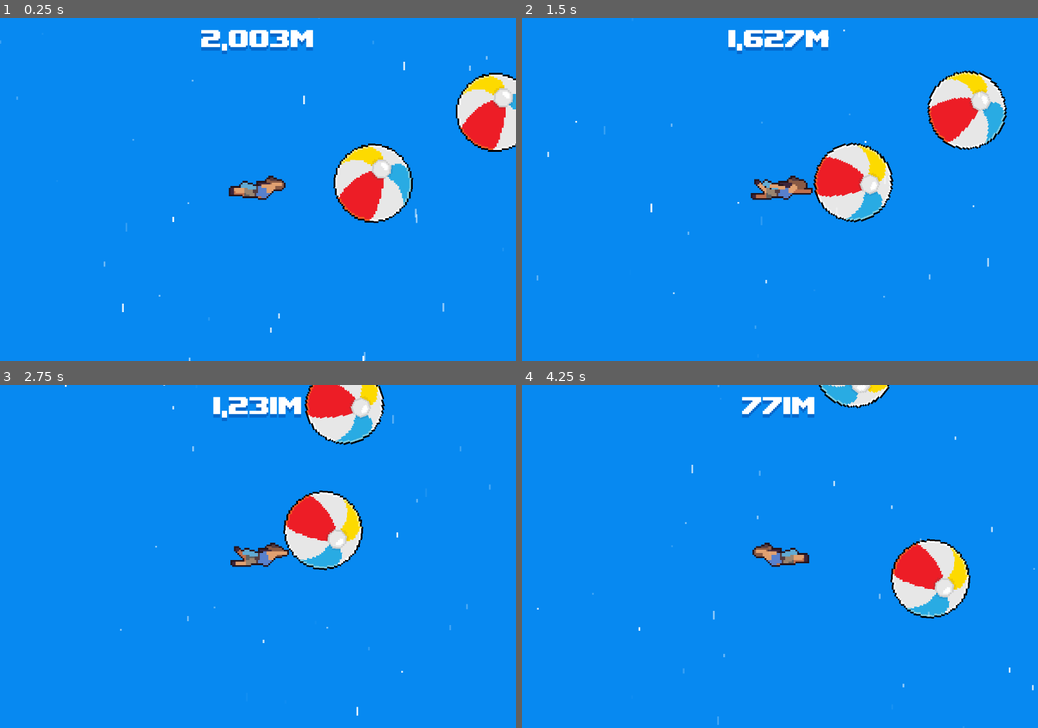
Above: before the commit, frames 1-4 (two rows, left to right).
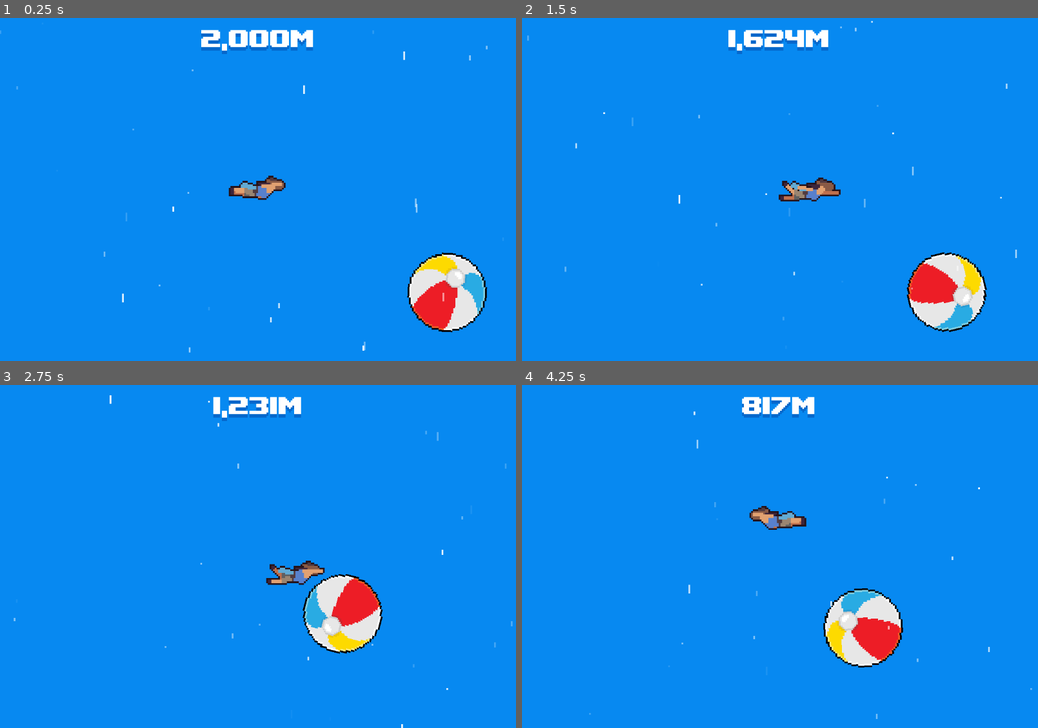
Above: after the commit, the same moments.

Repository: angeluriot/Skyfall
Game: Godot game, scene res://scenes/level.tscn
Same seed, same stepped clock (60 frames per second), same inputs: the game is played once before the commit and once after it.
Inputs:
- Up to frame 1 (0.25 s): no input
- Up to frame 2 (1.5 s): hold D (right) 0.53-1.28 s; tap Space (grab) at 0.6, 1.35 s; hold Down (down) from 1.28 s (still down)
- Up to frame 3 (2.75 s): release Down (down) at 2.03 s; hold D (right) from 2.03 s (still down); tap Space (grab) at 2.1 s
- Up to frame 4 (4.25 s): release D (right) at 2.78 s; hold W (up) 2.78-3.53 s; tap Space (grab) at 2.85, 3.6 s; hold A (left) from 3.53 s (still down)

The runs differ from the first frame. In frame 1, 8.1% of the frame differs, in the area x 0-100%, y 0-100%; in frame 2, 9.3%, in the area x 1-96%, y 0-92%; in frame 3, 8.9%; in frame 4, 7.7%.

Commit message:
Landing fixes

Diff:
--- a/scenes/background.tscn
+++ b/scenes/background.tscn
@@ -23,10 +23,12 @@
 stop_y = 250.0
 
 [node name="Sky" type="Sprite2D" parent="." unique_id=135810928]
-scale = Vector2(2.3203125, 590.00006)
+position = Vector2(0.99995804, 13.5000305)
+scale = Vector2(3.125, 859.00006)
 texture = SubResource("GradientTexture1D_tevxt")
 
 [node name="Ground" type="AnimatableBody2D" parent="." unique_id=642371664]
+position = Vector2(0, 500)
 collision_layer = 32
 collision_mask = 13
 
--- a/scenes/foreground.tscn
+++ b/scenes/foreground.tscn
@@ -1,6 +1,7 @@
 [gd_scene format=3 uid="uid://cw01rpj4od62c"]
 
 [ext_resource type="Texture2D" uid="uid://orw1gr8y76yg" path="res://assets/graphics/particles/speed.png" id="1_2gfar"]
+[ext_resource type="Script" uid="uid://cfj0pj4tdjlvn" path="res://scripts/foreground.gd" id="2_2r41h"]
 
 [sub_resource type="CanvasItemMaterial" id="CanvasItemMaterial_mx8sn"]
 particles_animation = true
@@ -34,8 +35,9 @@
 [node name="Foreground" type="GPUParticles2D" unique_id=1892834235]
 material = SubResource("CanvasItemMaterial_mx8sn")
 amount = 150
+local_coords = true
 texture = ExtResource("1_2gfar")
 lifetime = 3.0
 preprocess = 3.0
 process_material = SubResource("ParticleProcessMaterial_2r41h")
-metadata/_edit_lock_ = true
+script = ExtResource("2_2r41h")
--- a/scenes/level.tscn
+++ b/scenes/level.tscn
@@ -23,9 +23,6 @@
 distance = -250.0
 
 [sub_resource type="PhysicsMaterial" id="PhysicsMaterial_2r41h"]
-resource_local_to_scene = true
-
-[sub_resource type="PhysicsMaterial" id="PhysicsMaterial_klq6b"]
 resource_local_to_scene = true
 
 [node name="Level" type="Node2D" unique_id=494716899]
@@ -59,12 +56,8 @@
 [node name="Soft" type="Node2D" parent="Entities/Objects" unique_id=185815197]
 
 [node name="Ball" parent="Entities/Objects/Soft" unique_id=169278402 instance=ExtResource("3_w8frs")]
-position = Vector2(67, 43)
+position = Vector2(110, 60)
 physics_material_override = SubResource("PhysicsMaterial_2r41h")
-
-[node name="Ball2" parent="Entities/Objects/Soft" unique_id=1855154834 instance=ExtResource("3_w8frs")]
-position = Vector2(138, -51)
-physics_material_override = SubResource("PhysicsMaterial_klq6b")
 
 [node name="Hard" type="Node2D" parent="Entities/Objects" unique_id=66899177]
 
@@ -74,5 +67,6 @@
 unique_name_in_owner = true
 
 [node name="Foreground" parent="." unique_id=1892834235 instance=ExtResource("3_mx8sn")]
+local_coords = false
 
 [node name="Altimeter" parent="." unique_id=480564093 instance=ExtResource("4_mx8sn")]
--- a/scenes/player.tscn
+++ b/scenes/player.tscn
@@ -95,10 +95,10 @@
 shape = SubResource("CapsuleShape2D_g4v7s")
 
 [node name="Camera2D" type="Camera2D" parent="." unique_id=1386523113]
-limit_left = -260
-limit_top = -260
-limit_right = 260
-limit_bottom = 260
+limit_left = -300
+limit_top = -300
+limit_right = 300
+limit_bottom = 300
 position_smoothing_speed = 1.0
 
 [node name="Area2D" type="Area2D" parent="." unique_id=1074784558]
--- a/scripts/altimeter.gd
+++ b/scripts/altimeter.gd
@@ -15,7 +15,7 @@
 
 func update_text() -> void:
 	var real_altitude := Global.altitude + (-player_marker.global_position.y + 250) / Global.PIXEL_PER_METER
-	var shown_altitude = max(real_altitude - 50, 0.0)
+	var shown_altitude := maxf(real_altitude - 50, 0.0)
 	label.text = altitude_to_text(shown_altitude)
 
 
--- /dev/null
+++ b/scripts/foreground.gd
@@ -0,0 +1,23 @@
+extends GPUParticles2D
+
+
+const FADE_TIME: float = 0.3
+
+var offset: Vector2 = Vector2.ZERO
+
+@onready var player_marker := %Player/Marker2D as Marker2D
+
+
+func _ready() -> void:
+	Global.fall_ended.connect(_on_fall_ended)
+
+
+func _physics_process(_delta: float) -> void:
+	if Global.has_fall_ended:
+		global_position = player_marker.global_position + offset
+
+
+func _on_fall_ended() -> void:
+	offset = global_position - player_marker.global_position
+	var tween := create_tween()
+	tween.tween_property(self, 'modulate:a', 0.0, FADE_TIME)
--- a/scripts/player.gd
+++ b/scripts/player.gd
@@ -1,6 +1,9 @@
 extends CharacterBody2D
 class_name Player
 
+
+const CAMERA_SMOOTHING_SPEED: float = 1.0
+const CAMERA_SMOOTHING_FADE_TIME: float = 3.0
 
 var is_to_the_left: bool = false
 var reachable_entities: Array[RigidBody2D] = []
@@ -24,6 +27,8 @@
 
 func _ready() -> void:
 	Global.fall_ended.connect(_on_fall_ended)
+	camera.position_smoothing_enabled = true
+	camera.position_smoothing_speed = CAMERA_SMOOTHING_SPEED
 
 
 func _physics_process(delta: float) -> void:
@@ -36,9 +41,8 @@
 
 	move_and_slide()
 
-	if not Global.has_fall_ended:
-		fix_velocity()
-
+	fix_velocity()
+	update_camera_smoothing()
 	follow(delta)
 	update_outline()
 
@@ -56,6 +60,15 @@
 	rigid_body.physics_material_override = physics_material
 
 	get_parent().add_child(rigid_body)
+
+	camera.position_smoothing_enabled = false
+	animated_sprite.material.set_shader_parameter('outline_width', 0.0)
+
+	for entity in selected_entities:
+		deselect_entity(entity)
+		selected_entities.clear()
+		selected_offset.clear()
+		selected_repel.clear()
 
 	for child in get_children():
 		child.reparent(rigid_body)
@@ -132,6 +145,12 @@
 		entity.linear_velocity = (target - entity.global_position) / delta
 
 
+func update_camera_smoothing() -> void:
+	var time_left := Global.altitude / Global.speed
+	var t := clampf(time_left / CAMERA_SMOOTHING_FADE_TIME, 0.0, 1.0)
+	camera.position_smoothing_speed = CAMERA_SMOOTHING_SPEED / maxf(t, 0.001)
+
+
 func fix_velocity() -> void:
 	for index in range(get_slide_collision_count()):
 		var collision := get_slide_collision(index)
--- a/scripts/utils.gd
+++ b/scripts/utils.gd
@@ -2,7 +2,7 @@
 
 
 func ratio(value: float, value_min: float, value_max: float) -> float:
-	return min(max((value - value_min) / (value_max - value_min), 0.0), 1.0)
+	return clampf((value - value_min) / (value_max - value_min), 0.0, 1.0)
 
 
 func get_circle_global_x_bounds(collision: CollisionShape2D) -> Vector2:
@@ -10,7 +10,7 @@
 	assert(circle != null)
 
 	var transform := collision.global_transform
-	var radius := circle.radius
+	var radius := circle.radius * 0.5
 
 	var extent_x := radius * sqrt(
 		transform.x.x * transform.x.x
@@ -39,8 +39,8 @@
 	var max_x: float = corners[0].x
 
 	for corner: Vector2 in corners:
-		min_x = min(min_x, corner.x)
-		max_x = max(max_x, corner.x)
+		min_x = minf(min_x, corner.x)
+		max_x = maxf(max_x, corner.x)
 
 	return Vector2(min_x, max_x)
 
Not shown, added: scripts/foreground.gd.uid
